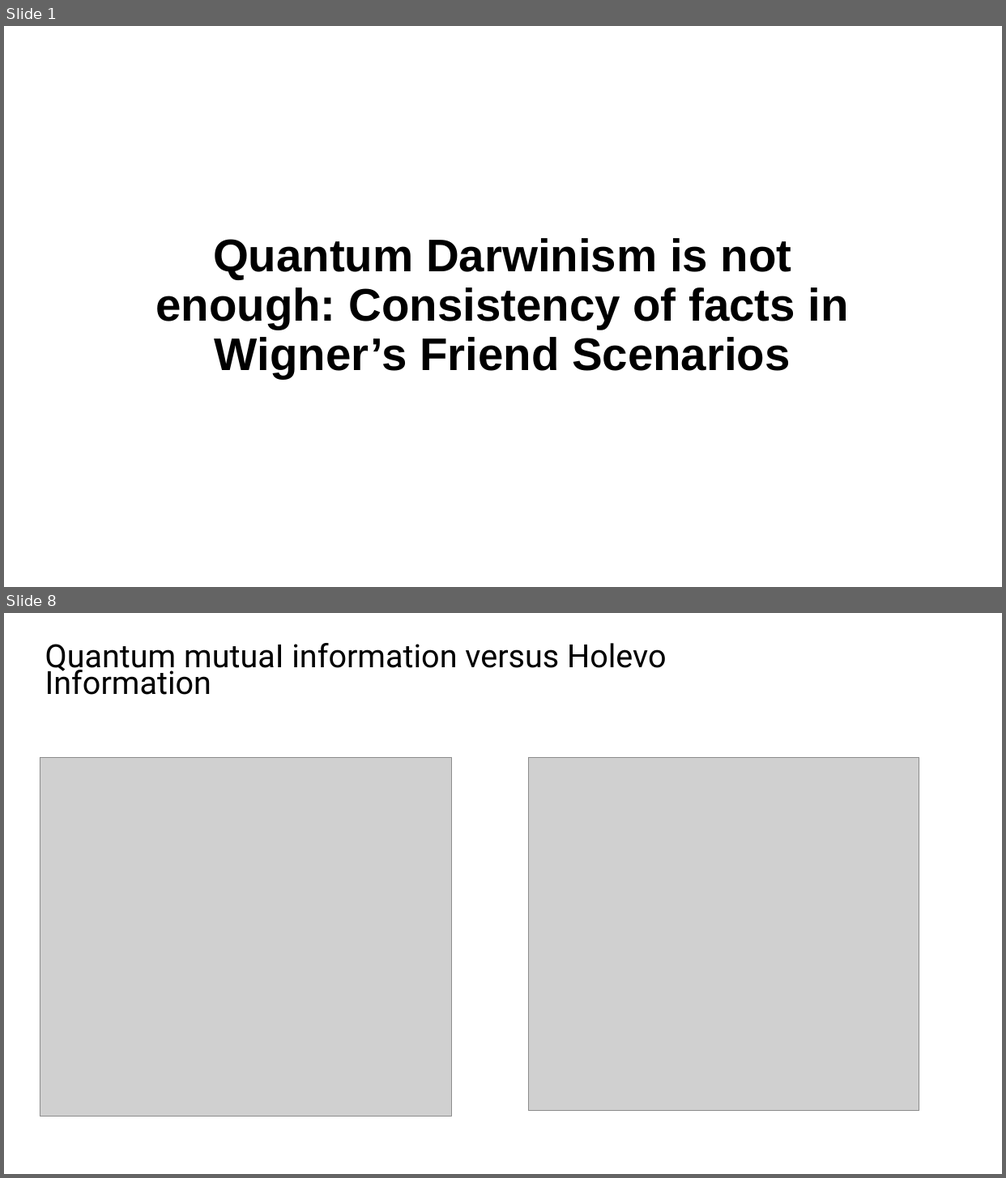
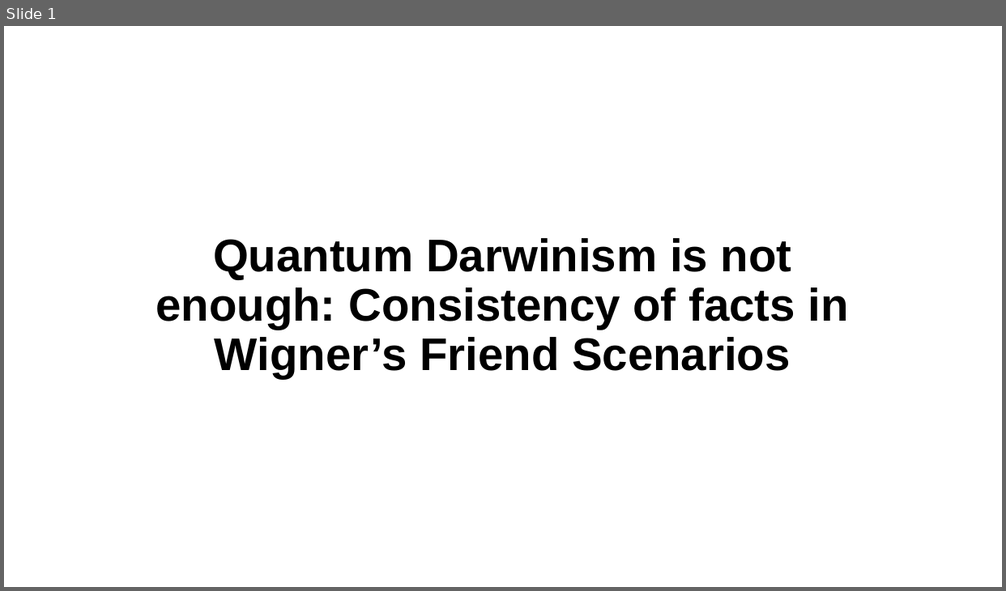
Before and after one commit to PHUHUUTRANDON/Quantum-Darwinism, a slide deck: Decoherence.pptx. Shown one above the other, each under a label of ours: slides 1 and 8 before the commit, slide 1 after it; the slides between them are not shown. The pictures are 1006x1178 and 1006x591 pixels, drawn with LibreOffice and Linux fonts; fonts in the diff are those of the drawing; grey boxes stand for pictures. Boxes give left, top, right and bottom in pixels: in the first picture for what was removed or moved away, otherwise in the second. Text is boxed around its words. In the diff, an @@ line names an element or a change of style, - is before the commit and + after.

```diff
--- a/Decoherence.pptx
+++ b/Decoherence.pptx
@@ slide 8 removed at (4, 613, 1002, 1174), background #FFFFFF @@
@@ text removed at (45, 643, 667, 695) @@
-Quantum mutuaI information versus Holevo Information
@@ picture removed at (40, 757, 452, 1116) @@
@@ picture removed at (528, 757, 918, 1111) @@
```
Also in this commit, not shown: 3 slides added, 7 other slides removed, 2 other files.
